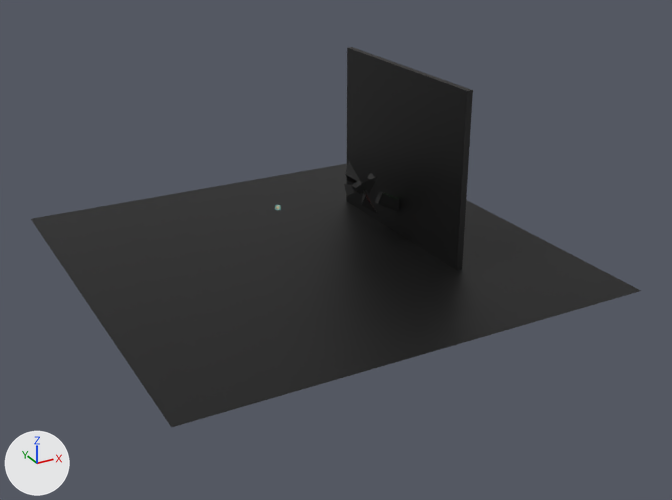
An edit to the Blender file Assets/Models/butterfly_dragonfly.blend, drawn before and after from the same camera.
Both versions are drawn from a 50 mm lens placed at (-41.1, -80.6, 35.3), pointed at (1.0, -4.0, -3.0). Every picture has the same lights, and +X, +Y and +Z are marked at lower left.

Names of what the first picture shows: 'Plane', 'Wall'.
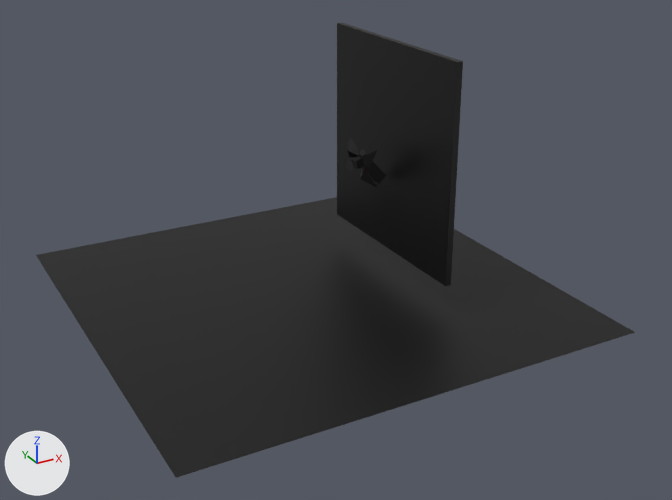
Location of each change, (x1, y1, x2, y2) in pixels of the pictures (672 x 500 px):
'Plane', moved
    before: (31, 164, 641, 427)
    after: (36, 197, 635, 478)
'Wall', moved
    before: (346, 47, 473, 270)
    after: (337, 23, 463, 286)

Patch to the scene script:
```diff
--- a/Assets/Models/butterfly_dragonfly.blend.py
+++ b/Assets/Models/butterfly_dragonfly.blend.py
@@ ob_plane @@
 ob_plane = bpy.data.objects.new('Plane', me_plane)
-ob_plane.location = (0.0, 0.0, -4.48)
+ob_plane.location = (0.0, 0.0, -9.04)
 ob_plane.scale = (23.8, 23.8, 23.8)
@@ ob_wall @@
 ob_wall = bpy.data.objects.new('Wall', me_cube)
-ob_wall.location = (11.23, 0.0, 2.6)
+ob_wall.location = (9.91, 0.0, 5.44)
 ob_wall.scale = (-0.326, 11.4, 11.4)
```
